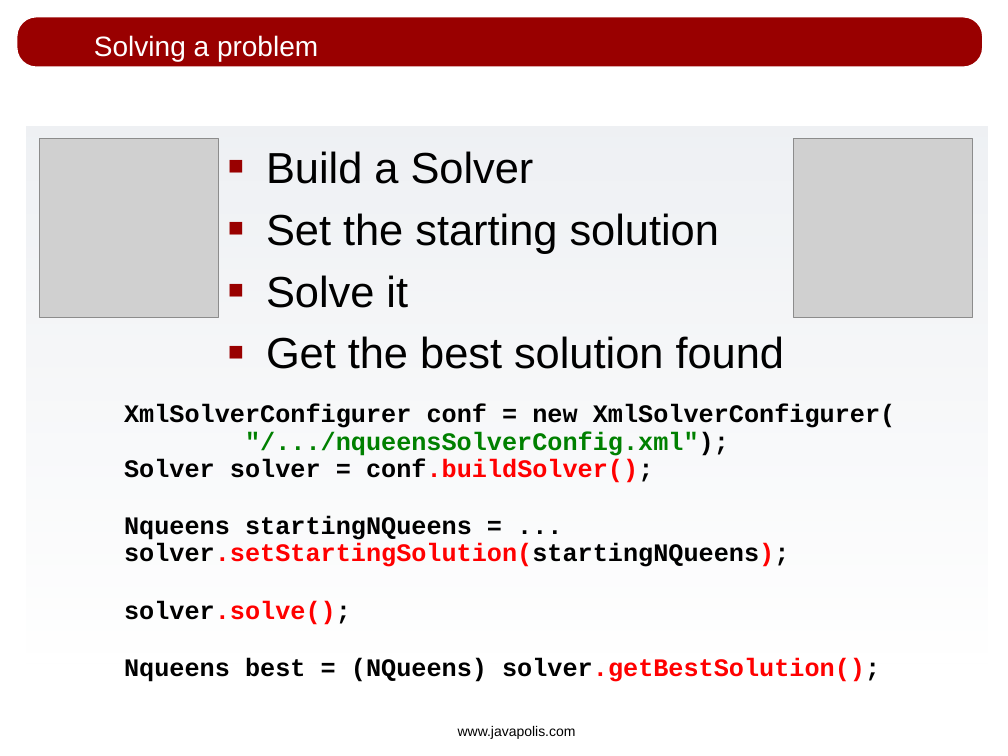
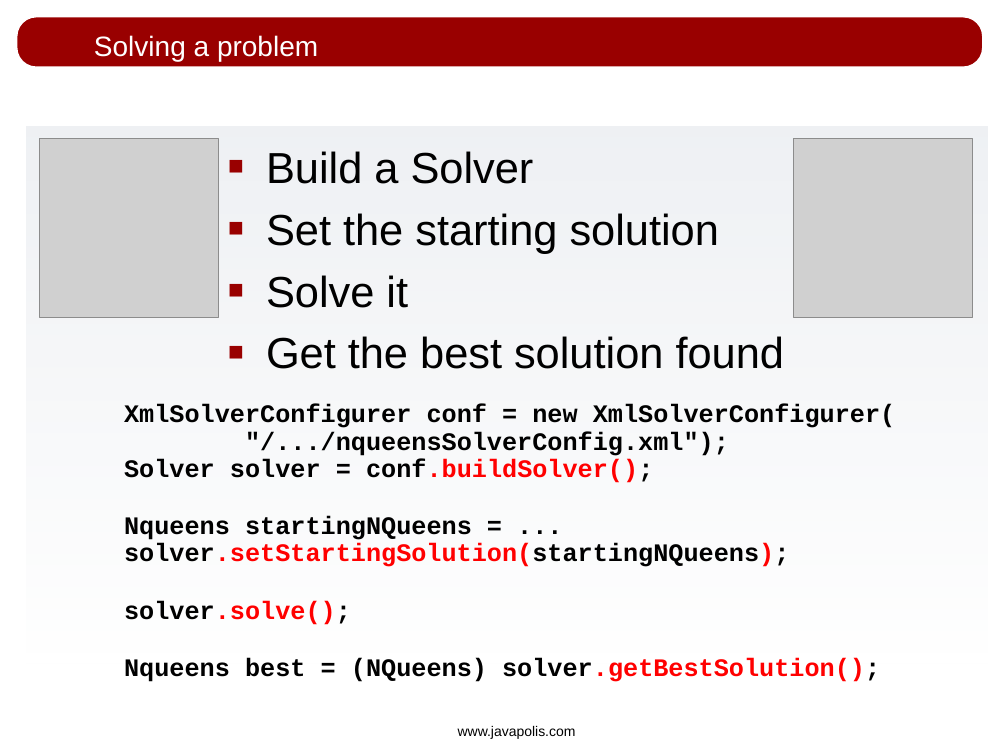
Before and after one commit to apache/incubator-kie-optaplanner, a slide deck: slide 17 of drools-solver/src/presentations/drools-solver_javapolis_2007.odp. Drawn at 1008x756 pixels with LibreOffice and Linux fonts; fonts in the diff are those of the drawing; grey boxes stand for pictures; background and template pictures are left out. Boxes give left, top, right and bottom in pixels: in the first picture for what was removed or moved away, otherwise in the second. Text is boxed around its words. In the diff, an @@ line names an element or a change of style, - is before the commit and + after.

```diff
--- a/drools-solver/src/presentations/drools-solver_javapolis_2007.odp
+++ b/drools-solver/src/presentations/drools-solver_javapolis_2007.odp
@@ text at [245,431,729,456]: text colour #008000 to #000000 in ""/.../nqueensSolverConfig.xml");" @@
```
Also in this commit, not shown: 2 other slides changed, 8 slides removed.
